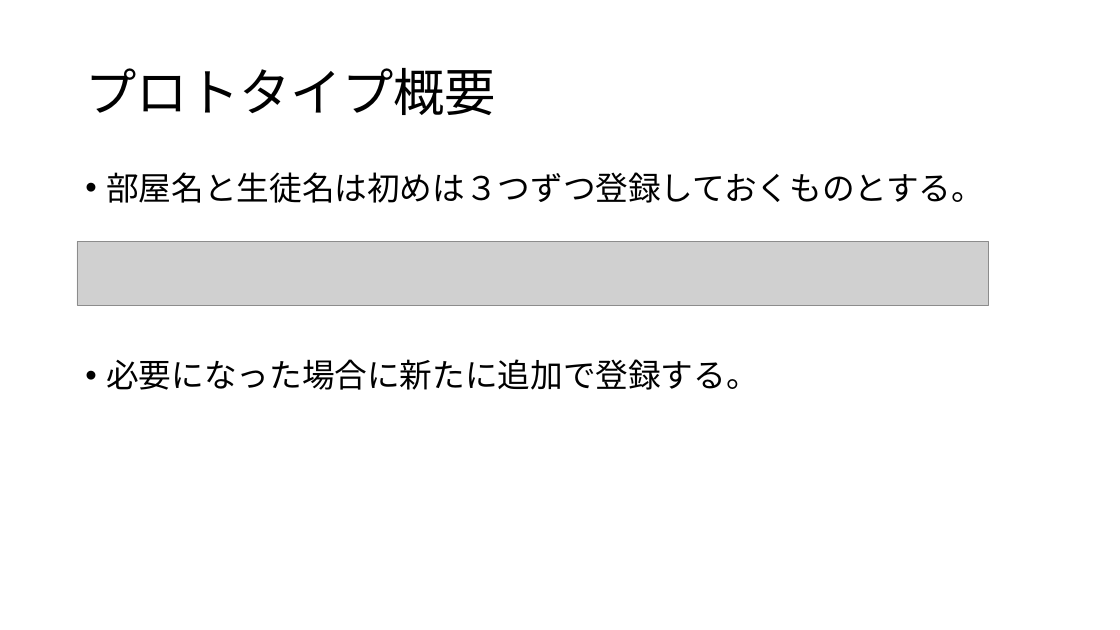
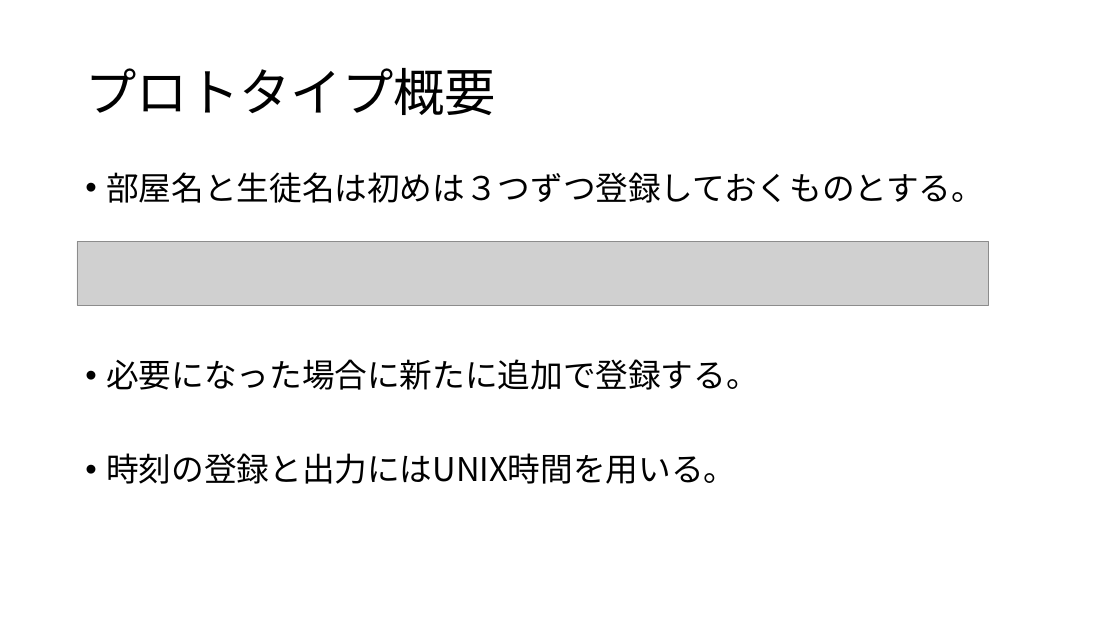
Before and after one commit to HYuta730/study, a slide deck: slide 10 of 発表資料_218K6078_檜山祐太.pptx. Drawn at 1120x630 pixels with LibreOffice and Linux fonts; fonts in the diff are those of the drawing; grey boxes stand for pictures. Boxes give left, top, right and bottom in pixels: in the first picture for what was removed or moved away, otherwise in the second. Text is boxed around its words. In the diff, an @@ line names an element or a change of style, - is before the commit and + after.

```diff
--- a/発表資料_218K6078_檜山祐太.pptx
+++ b/発表資料_218K6078_檜山祐太.pptx
@@ text at <box>106,453,736,484</box>: paragraph added @@
+• 時刻の登録と出力にはUNIX時間を用いる。
```
